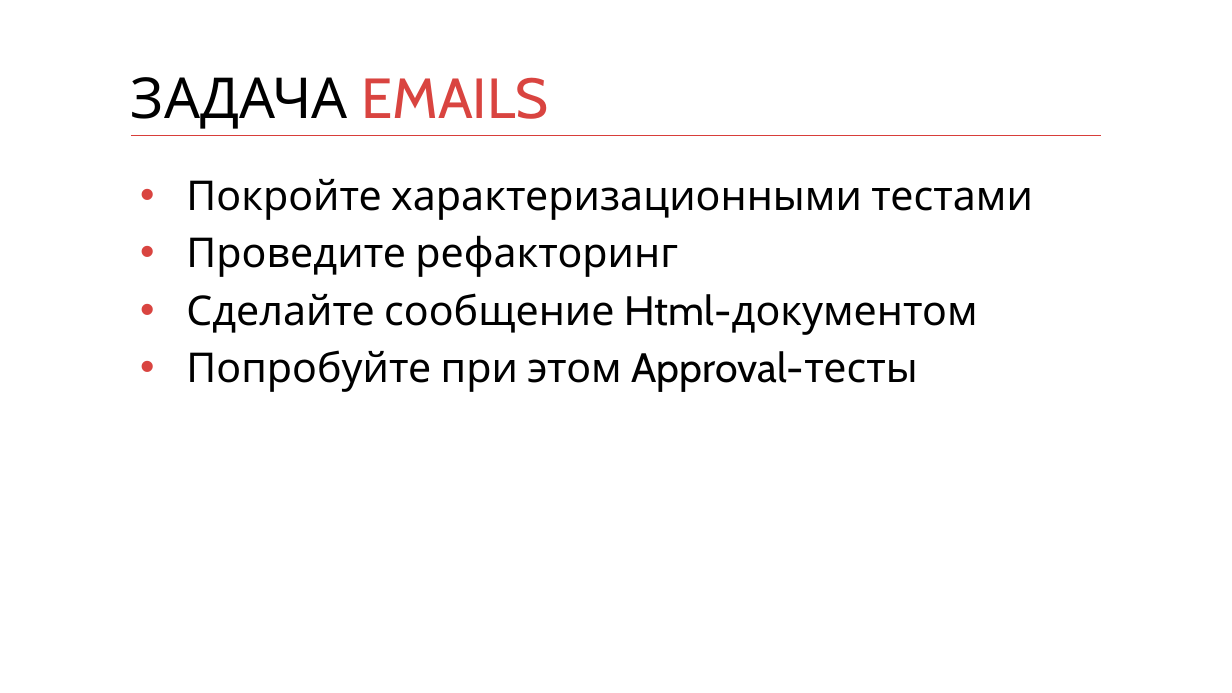
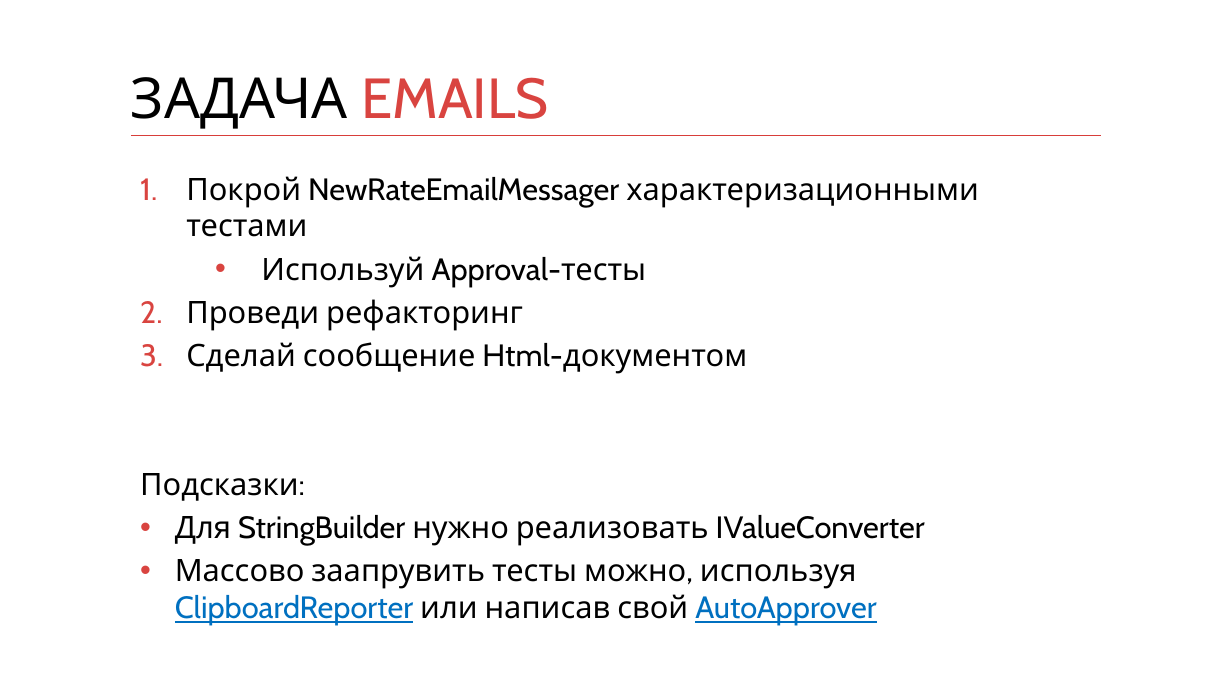
Before and after one commit to kontur-courses/legacy, a slide deck: slide 13 of legacy.pptx (slide 12 before the commit). Drawn at 1232x693 pixels with LibreOffice and Linux fonts; fonts in the diff are those of the drawing. Boxes give left, top, right and bottom in pixels: in the first picture for what was removed or moved away, otherwise in the second. Text is boxed around its words. In the diff, an @@ line names an element or a change of style, - is before the commit and + after.

Commit message:
Approvals logic improvement

```diff
--- a/legacy.pptx
+++ b/legacy.pptx
@@ text at [140, 176, 979, 625]: text changed; size 32 to 24 pt @@
-• Покройте характеризационными тестами
-• Проведите рефакторинг
-• Сделайте сообщение Html-документом
-• Попробуйте при этом Approval-тесты
+1. Покрой NewRateEmailMessager характеризационными тестами
+  • Используй Approval-тесты
+2. Проведи рефакторинг
+3. Сделай сообщение Html-документом
+Подсказки:
+• Для StringBuilder нужно реализовать IValueConverter
+• Массово заапрувить тесты можно, используя ClipboardReporter или написав свой AutoApprover
```
Also in this commit, not shown: 6 other slides changed, 2 slides added, 1 slide removed, 6 other files.
